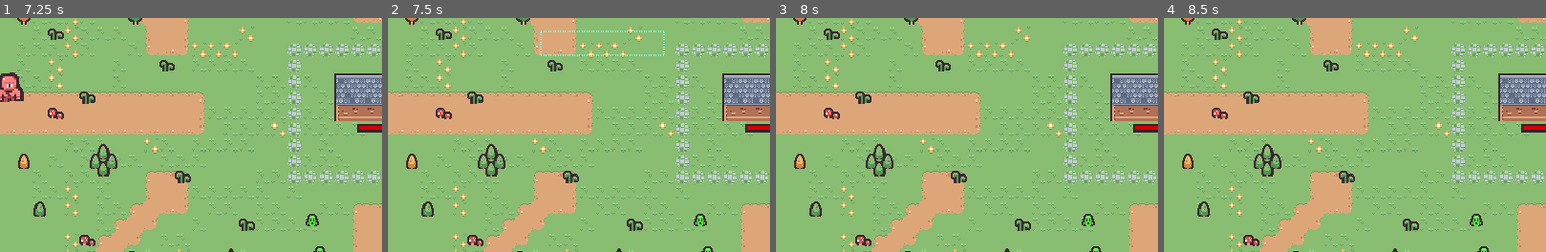
Above: before the commit, frames 1-4 (left to right).
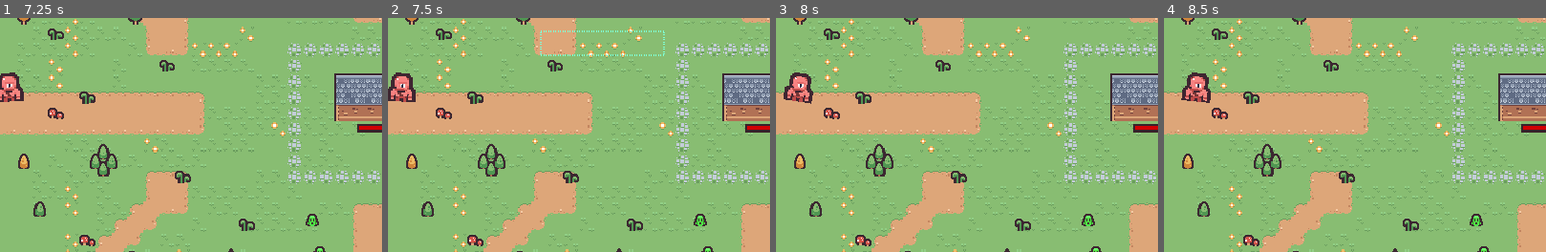
Above: after the commit, the same moments.

Repository: RiddimCrunch/TinyCreature-LudumDare56-
Game: Godot game, scene res://Scenes/splash_screen_manager.tscn
The game is run twice, just before and just after one commit, with the same random seed, the same clock (stepped at 60 frames per second) and the same inputs.
Inputs (mouse positions are % of the whole screen's width and height, from its top left):
- Up to frame 1 (7.25 s): move the mouse to (72, 45) at 0.52 s; hold Right (ui_right) 0.53-1.25 s; hold Space (Jump) 0.53-1.25 s; click (72, 45) at 0.67 s; tap Enter at 1.25, 6.5 s; drag from (30, 55) to (45, 70) at 1.27 s; tap Space (Jump) at 2, 2.3 s; move the mouse to (60, 28) at 2.02 s; hold Right (ui_right) 2.03-2.75 s; hold 2 (Green) 2.03-2.75 s; drag from (45, 70) to (20, 35) at 2.77 s; click "Play" at 3.5 s; click (3, 96) at 4.25 s; click (7, 96) at 5 s; click (10, 96) at 5.75 s; move the mouse to (80, 65) at 6.52 s; hold Left (ui_left) from 6.53 s (still down); hold Space (Jump) from 6.53 s (still down)
- Up to frame 2 (7.5 s): release Left (ui_left) at 7.25 s; release Space (Jump) at 7.25 s; drag from (20, 35) to (68, 50) at 7.27 s
- Up to frame 3 (8 s): no input
- Up to frame 4 (8.5 s): move the mouse to (55, 50) at 8.02 s; hold Down (ui_down) from 8.03 s (still down); hold 2 (Green) from 8.03 s (still down); click (55, 50) at 8.17 s; tap Space (Jump) at 8.3 s
The pictures show only the part of the screen within x 0-50%, y 32-82%; the shares and areas given below are measured in that part.

Frame 1 is identical in both runs. In frame 2, 0.8% of the frame differs, in the area x 0-8%, y 23-36%; in frame 3, 0.8%, in the area x 2-10%, y 23-37%; in frame 4, 0.8%.

Commit message:
shittier

Diff:
--- a/ludumdare/Scripts/wave_manager.gd
+++ b/ludumdare/Scripts/wave_manager.gd
@@ -36,6 +36,10 @@
 
 func start_spawning():
 	if (!is_spawning):
+		count = 0
+		maxCount += 3 + log(maxCount)
+		print(maxCount)
+		waveIndex += 1
 		timer.start(1.5)
 		is_spawning = true
 
@@ -80,19 +84,9 @@
 
 
 func _on_timer_timeout() -> void:
-	if waveIndex == 0:
-		if count < maxCount:
-			spawnEnemy()
-			count += 1
-			waveIndex += 1
-	else:
-		if arrayEnemy.size() == 0:
-			maxCount += 3 + log(maxCount)
-			print(maxCount)
-			waveIndex += 1
-		if count < maxCount:
-			spawnEnemy()
-		elif count >= maxCount:
-			timer.stop()
-			is_spawning = false
+	if count < maxCount:
+		spawnEnemy()
+	elif count >= maxCount:
+		timer.stop()
+		is_spawning = false
 	print(waveIndex)
--- a/ludumdare/Scripts/world.gd
+++ b/ludumdare/Scripts/world.gd
@@ -42,14 +42,8 @@
 		check_win_lose()
 
 
-func _input(_event):
-	if Input.get_action_strength("Jump"):
-		$WaveManager.clear_enemies()
-		$WaveManager.start_spawning()
-
-
 func win_round(manche: int):
-	var gained_points = clamp((100 * manche), 0, 700) + 300
+	var gained_points = 100 * manche + 300
 	current_points += gained_points
 	total_points += gained_points
 	score.set_label(total_points)
@@ -59,11 +53,11 @@
 	get_tree().change_scene_to_file("res://Scenes/Menu/GameOverMenu.tscn")
 
 func new_game():
+	game_state = GameState.in_combat
 	current_points = $Hq.spawn(current_points)
 	$WaveManager.start_spawning()
 	current_round += 1
 	round.set_label("Round %s" % current_round)
-	game_state = GameState.in_combat
 
 func check_win_lose():
 	var enemies = $WaveManager.arrayEnemy
